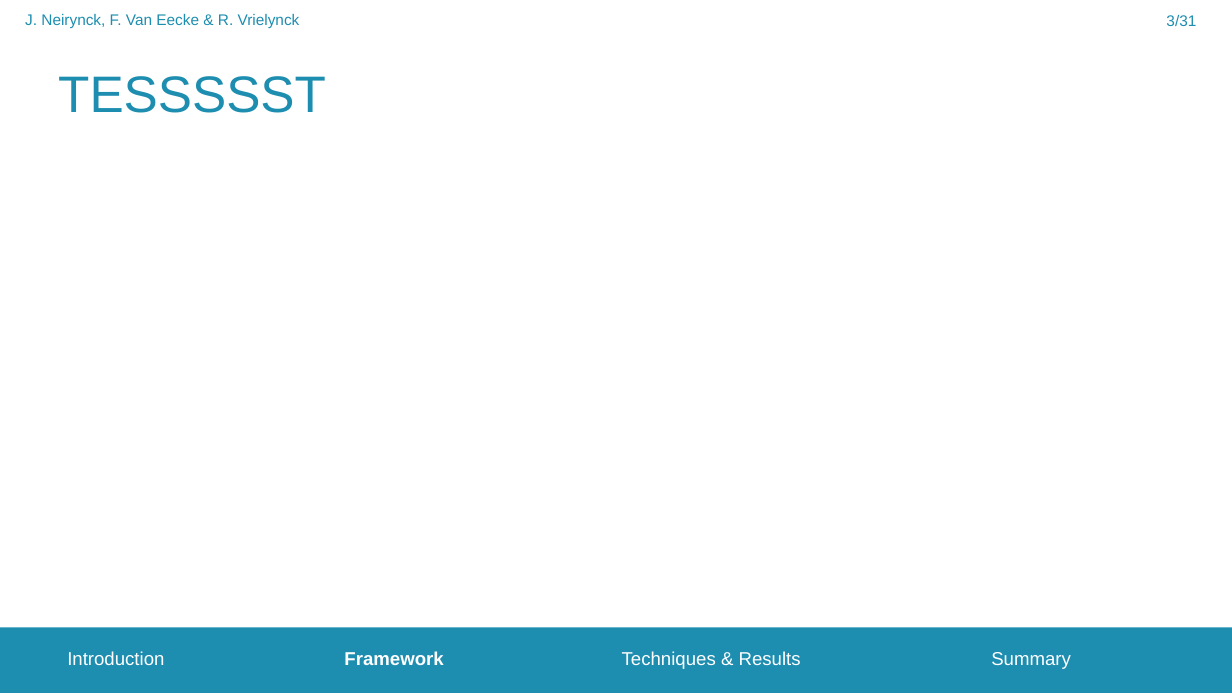
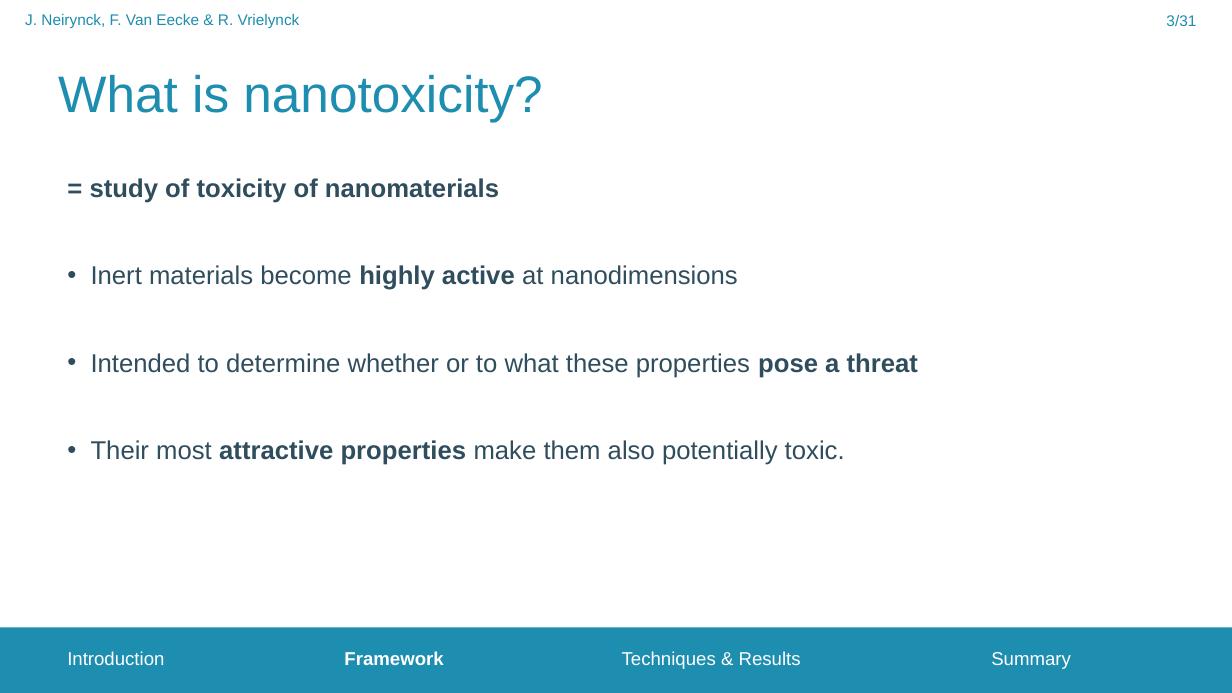
Before and after one commit to FrederikVanEecke/PresentationClusters, a slide deck: slide 3 of NanoparticleToxicity.pptx. Drawn at 1232x693 pixels with LibreOffice and Linux fonts; fonts in the diff are those of the drawing; background and template pictures are left out. Boxes give left, top, right and bottom in pixels: in the first picture for what was removed or moved away, otherwise in the second. Text is boxed around its words. In the diff, an @@ line names an element or a change of style, - is before the commit and + after.

```diff
--- a/NanoparticleToxicity.pptx
+++ b/NanoparticleToxicity.pptx
@@ title at (58,74,542,122): text changed @@
-TESSSSST
+What is nanotoxicity?
@@ text added at (90,178,918,465), 20 pt, text #2F4D5D @@
+= study of toxicity of nanomaterials
+• Inert materials become highly active at nanodimensions
+• Intended to determine whether or to what these properties pose a threat
+• Their most attractive properties make them also potentially toxic.
```
Also in this commit, not shown: 5 slides added.
